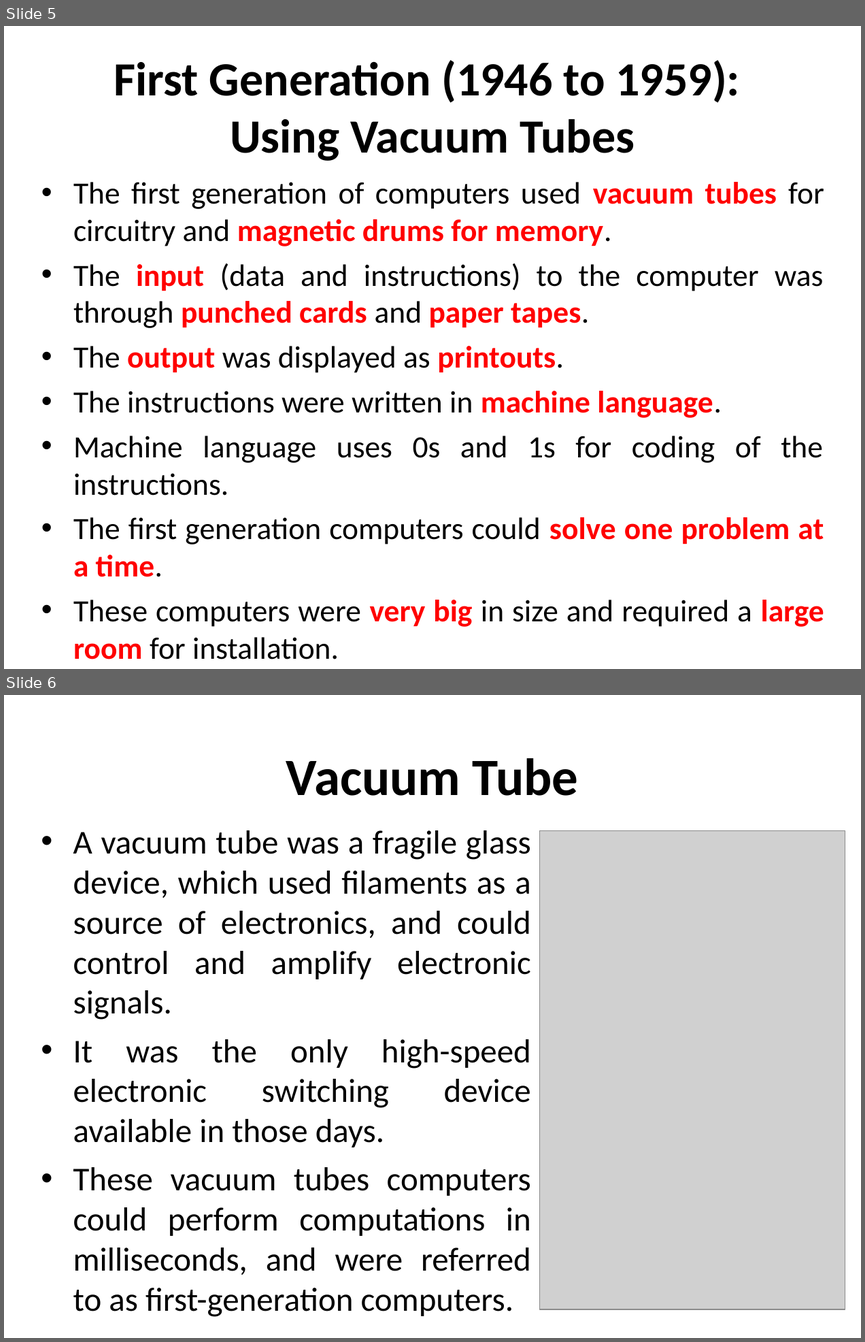
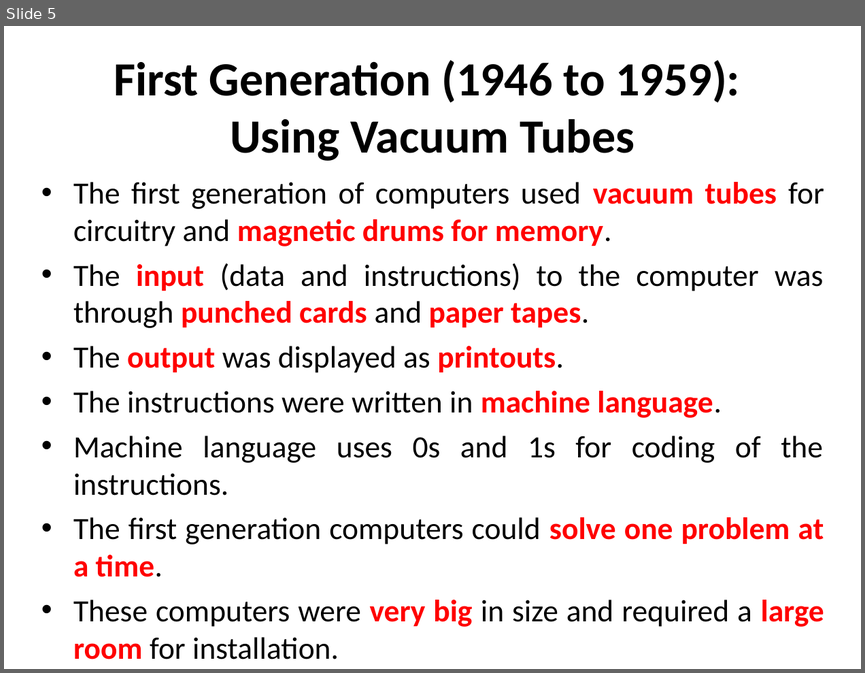
Before and after one commit to Jayatigoswami/PSUC_material, a slide deck: Lec-3 Computer Fundamentals-2.ppt. Shown one above the other, each under a label of ours: slides 5 and 6 before the commit, slide 5 after it. The pictures are 865x1342 and 865x673 pixels, drawn with LibreOffice and Linux fonts; fonts in the diff are those of the drawing; grey boxes stand for pictures. Boxes give left, top, right and bottom in pixels: in the first picture for what was removed or moved away, otherwise in the second. Text is boxed around its words. In the diff, an @@ line names an element or a change of style, - is before the commit and + after.

```diff
--- a/Lec-3 Computer Fundamentals-2.ppt
+++ b/Lec-3 Computer Fundamentals-2.ppt
@@ slide 6 removed at [4, 695, 861, 1338], background #FFFFFF @@
@@ title removed at [286, 758, 579, 796] @@
-Vacuum Tube
@@ text removed at [73, 830, 531, 1317] @@
-• A vacuum tube was a fragile glass device, which used filaments as a source of electronics, and could control and amplify electronic signals.
-• It was the only high-speed electronic switching device available in those days.
-• These vacuum tubes computers could perform computations in milliseconds, and were referred to as first-generation computers.
@@ picture removed at [540, 830, 845, 1308] @@
```
Also in this commit, not shown: 1 slide changed, 2 other slides removed, 9 other files.
